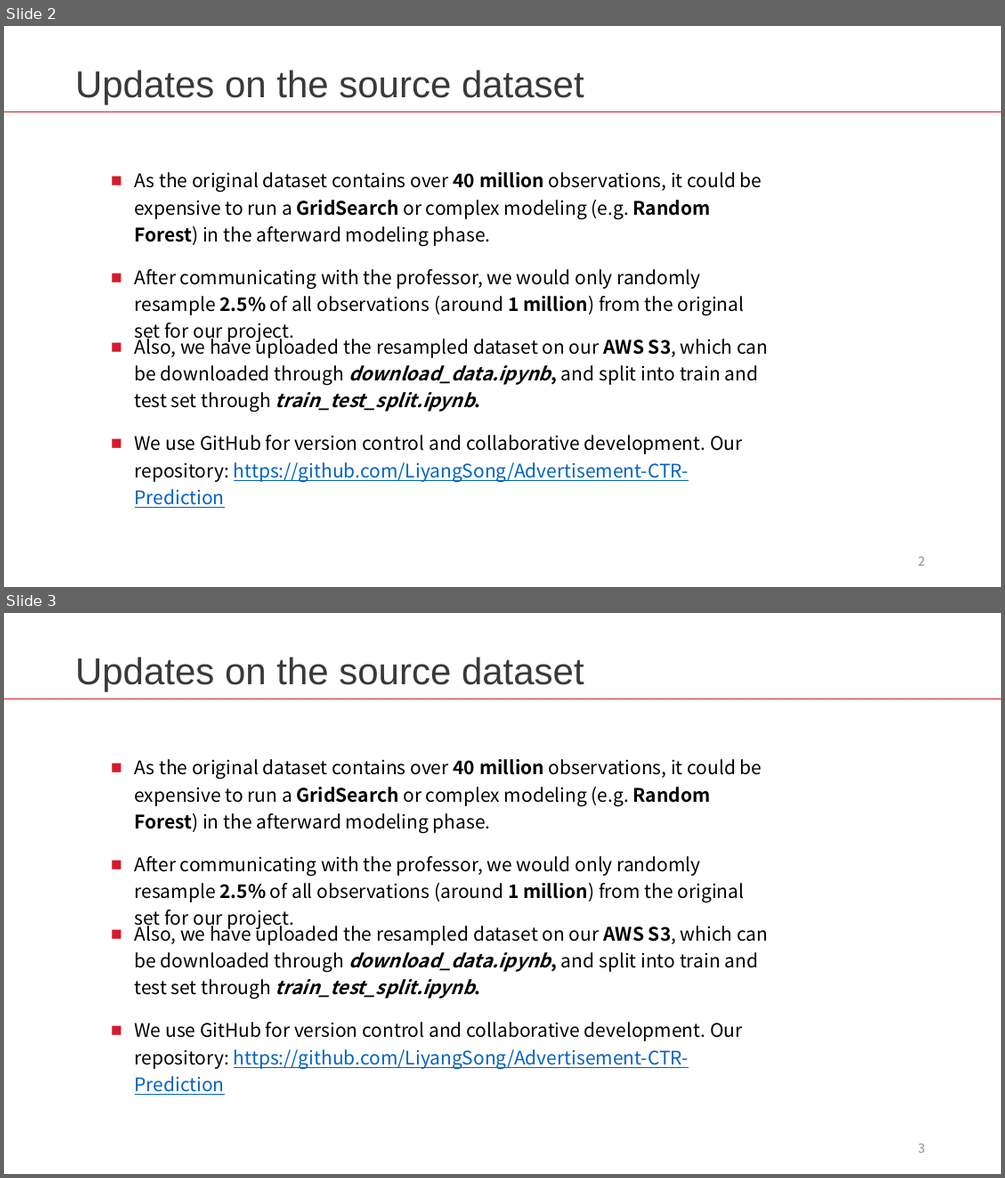
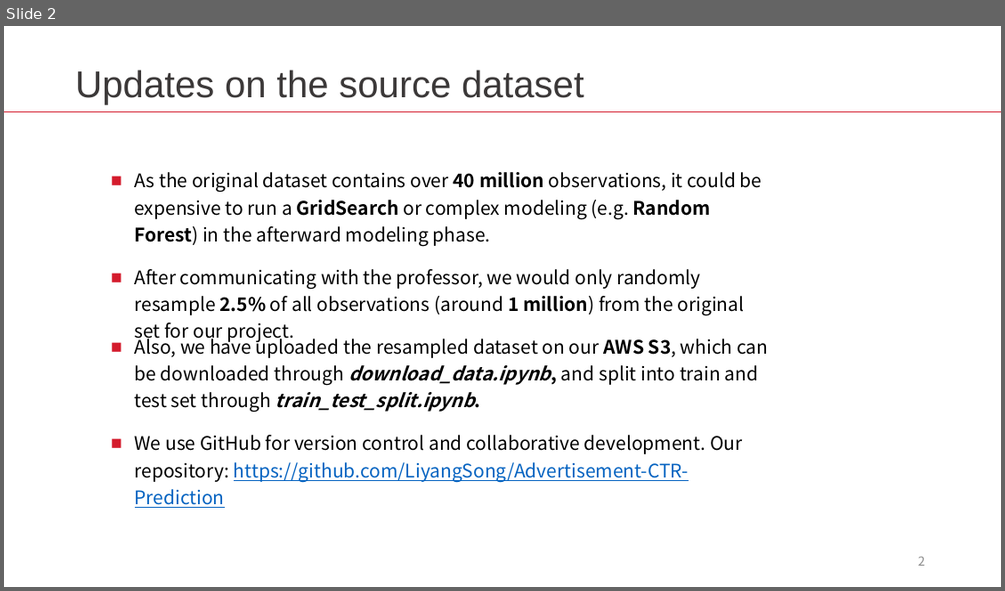
Before and after one commit to LiyangSong/Advertisement-CTR-Prediction, a slide deck: submissions/phase2/eda.pptx. Shown one above the other, each under a label of ours: slides 2 and 3 before the commit, slide 2 after it. The pictures are 1005x1178 and 1005x591 pixels, drawn with LibreOffice and Linux fonts; fonts in the diff are those of the drawing. Boxes give left, top, right and bottom in pixels: in the first picture for what was removed or moved away, otherwise in the second. Text is boxed around its words. In the diff, an @@ line names an element or a change of style, - is before the commit and + after.

```diff
--- a/submissions/phase2/eda.pptx
+++ b/submissions/phase2/eda.pptx
@@ slide 3 removed at (x1=4, y1=613, x2=1001, y2=1174), background #FFFFFF @@
@@ text removed at (x1=75, y1=657, x2=584, y2=691) @@
-Updates on the source dataset
@@ rectangle removed at (x1=4, y1=698, x2=1001, y2=699) @@
@@ text removed at (x1=135, y1=759, x2=762, y2=833) @@
-■ As the original dataset contains over 40 million observations, it could be expensive to run a GridSearch or complex modeling (e.g. Random Forest) in the afterward modeling phase.
@@ text removed at (x1=135, y1=856, x2=744, y2=930) @@
-■ After communicating with the professor, we would only randomly resample 2.5% of all observations (around 1 million) from the original set for our project.
@@ text removed at (x1=135, y1=922, x2=768, y2=999) @@
-■ Also, we have uploaded the resampled dataset on our AWS S3, which can be downloaded through download_data.ipynb, and split into train and test set through train_test_split.ipynb.
@@ text removed at (x1=135, y1=1022, x2=742, y2=1069) @@
-■ We use GitHub for version control and collaborative development. Our repository: https://github.com/LiyangSong/Advertisement-CTR-Prediction
@@ page number removed at (x1=918, y1=1143, x2=925, y2=1152) @@
-3
```
Also in this commit, not shown: 11 slides added, 1 other file.
